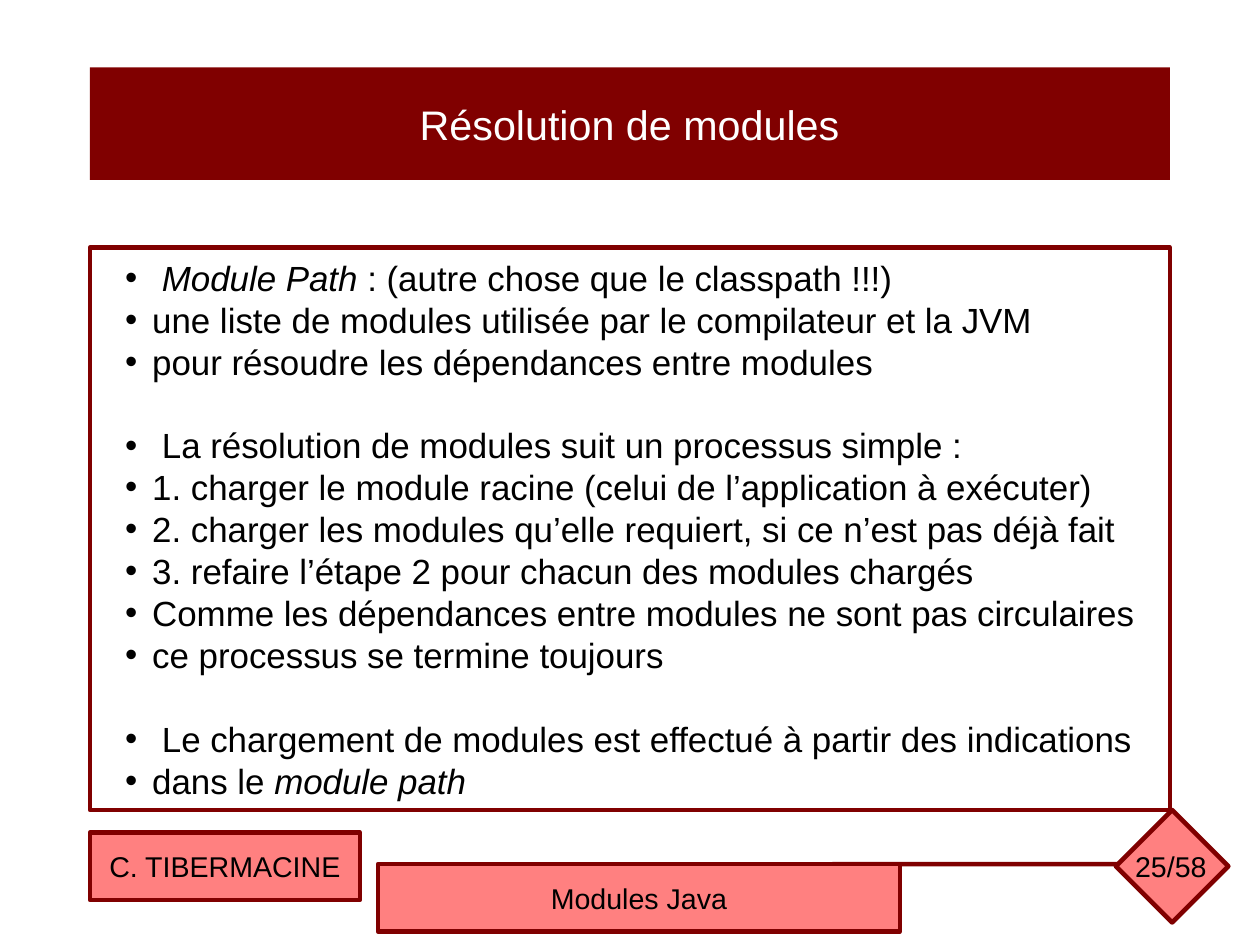
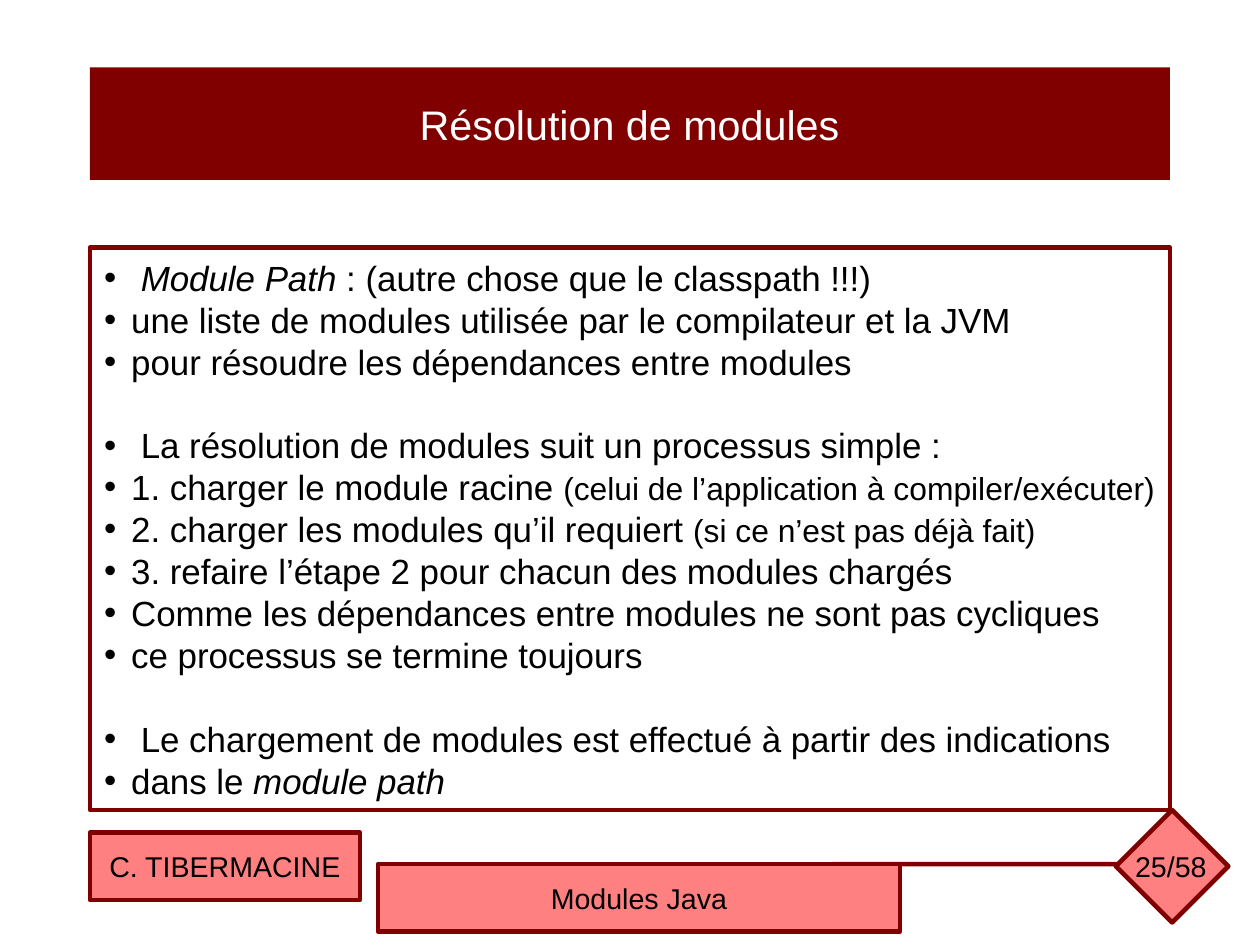
Before and after one commit to ctiber/composants, a slide deck: slide 25 of cours/cours6.odp. Drawn at 1260x945 pixels with LibreOffice and Linux fonts; fonts in the diff are those of the drawing. Boxes give left, top, right and bottom in pixels: in the first picture for what was removed or moved away, otherwise in the second. Text is boxed around its words. In the diff, an @@ line names an element or a change of style, - is before the commit and + after.

```diff
--- a/cours/cours6.odp
+++ b/cours/cours6.odp
@@ text in rectangle at (131,474,1154,549): text changed; size 22 to 20 pt @@
-• 1. charger le module racine (celui de l’application à exécuter)
-• 2. charger les modules qu’elle requiert, si ce n’est pas déjà fait
+• 1. charger le module racine (celui de l’application à compiler/exécuter)
+• 2. charger les modules qu’il requiert (si ce n’est pas déjà fait)
@@ text in rectangle at (131,600,1099,633): text changed @@
-• Comme les dépendances entre modules ne sont pas circulaires
+• Comme les dépendances entre modules ne sont pas cycliques
```
Also in this commit, not shown: 21 other slides changed, 1 other file.
